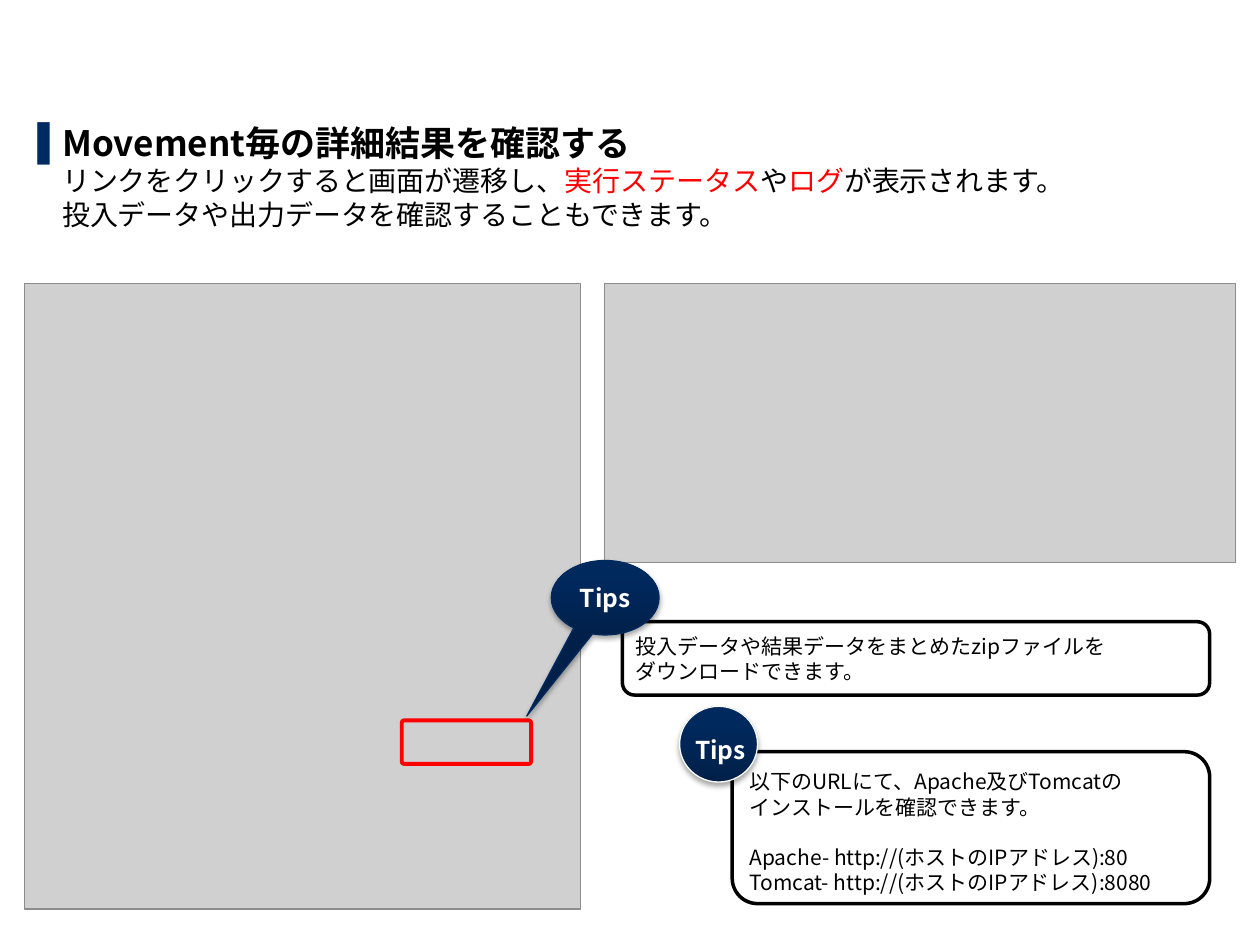
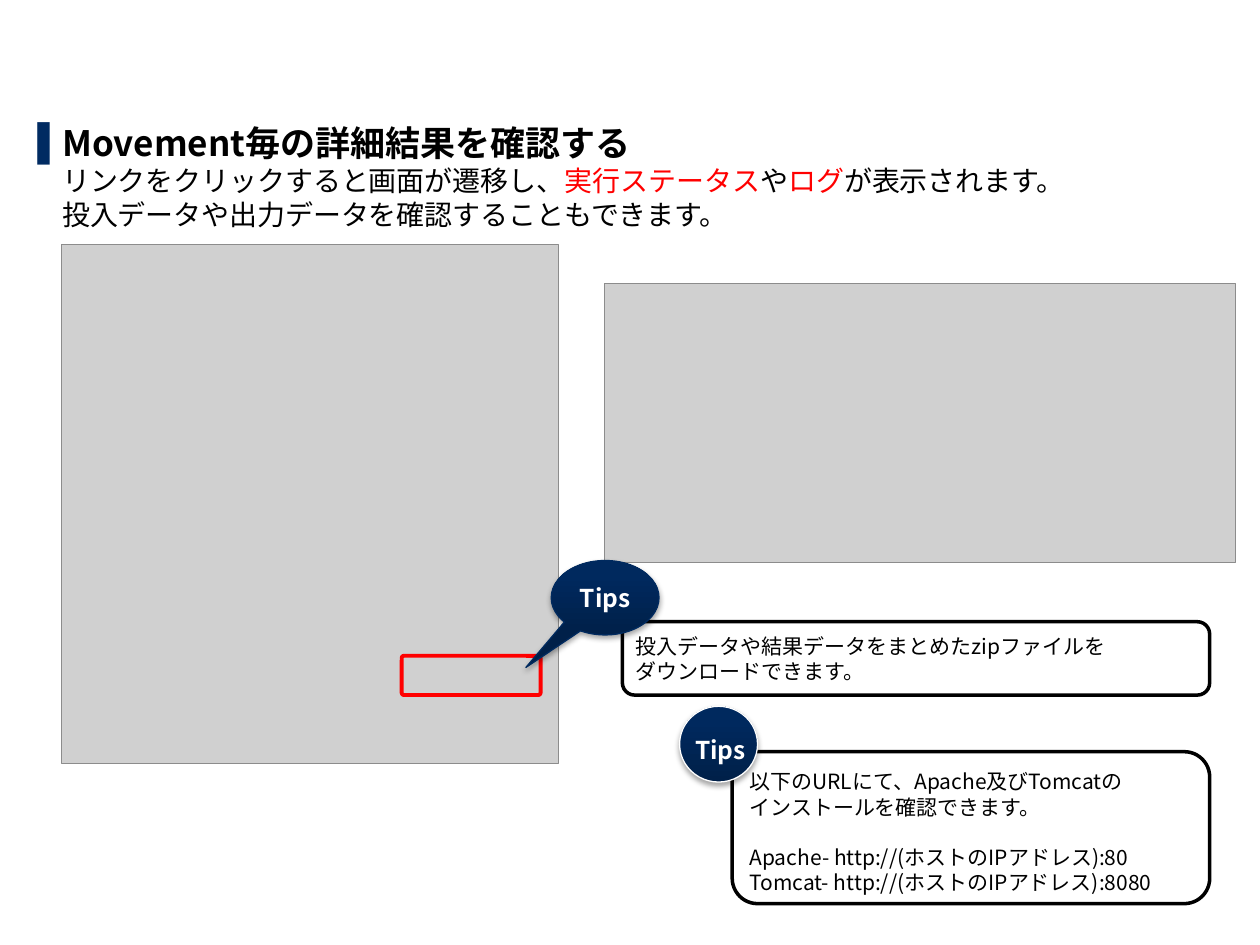
Before and after one commit to exastro-suite/it-automation-docs, a slide deck: slide 24 of asset/Learn_ja/ITA-Ansible-Driver_ja_practice.pptx. Drawn at 1260x945 pixels with LibreOffice and Linux fonts; fonts in the diff are those of the drawing; grey boxes stand for pictures; background and template pictures are left out. Boxes give left, top, right and bottom in pixels: in the first picture for what was removed or moved away, otherwise in the second. Text is boxed around its words. In the diff, an @@ line names an element or a change of style, - is before the commit and + after.

```diff
--- a/asset/Learn_ja/ITA-Ansible-Driver_ja_practice.pptx
+++ b/asset/Learn_ja/ITA-Ansible-Driver_ja_practice.pptx
@@ picture: place and size @@
-picture at (25,284,581,908)
+picture at (62,244,558,764)
@@ speech bubble "Tips" at (552,561,660,635): proportions changed @@
@@ rounded rectangle: place and size @@
-rounded rectangle at (402,721,532,765)
+rounded rectangle at (402,656,541,696)
```
Also in this commit, not shown: 19 other slides changed, 1 other file.
